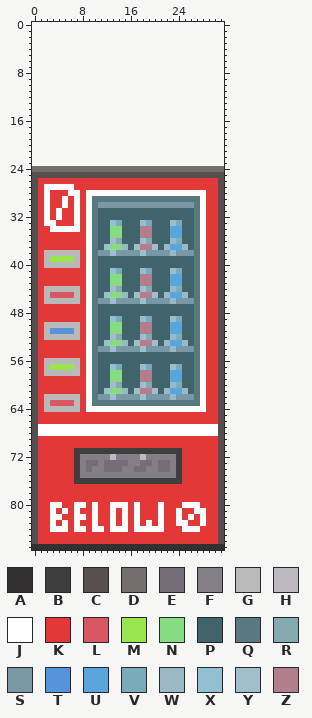
File history of a sprite sheet, foxtrot/Textures/UI/MainMenu/vending_machine.png. Above is the file before it was changed.
The file is 32x64 pixels. Colours within 5 levels of each other are drawn and written as one. The old version is drawn lined up with the new one, on the new canvas.
Palette (. is transparent): A #323030  B #3e3e3e  C #554f4f  D #746e6e  E #756e78  F #847e87  G #b9b9b9  H #beb8c1  J #ffffff  K #e43838  L #d95763  M #99e550  N #86dd81  P #41646c  Q #587980  R #85a9b0  S #7898a6  T #5793d9  U #59a6dc  V #79abbd  W #98b9c5  X #90c0d2  Y #9fbfcc  Z #b17e8e
Pixels before (only the part around the change), first column x 0:
 0 ................................
 1 ................................
 2 ................................
 3 ................................
 4 ................................
 5 ................................
 6 ................................
 7 ................................
 8 ................................
 9 ................................
10 ................................
11 ................................
12 ................................
13 ................................
14 ................................
15 ................................
16 ................................
17 ................................
18 ................................
19 ................................
20 ................................
21 ................................
22 ................................
23 ................................
24 DDDDDDDDDDDDDDDDDDDDDDDDDDDDDDDD
25 CCCCCCCCCCCCCCCCCCCCCCCCCCCCCCCC
26 CKKKKKKKKKKKKKKKKKKKKKKKKKKKKKKC
27 CKJJJJJKKKKKKKKKKKKKKKKKKKKKKKKC
28 CKJKKKJJKJJJJJJJJJJJJJJJJJJJJKKC
29 CKJKKJKJKJQQQQQQQQQQQQQQQQQQJKKC
30 CKJKKJKJKJQSSSSSSSSSSSSSSSSQJKKC
31 CKJKJKKJKJQPPPPPPPPPPPPPPPPQJKKC
32 CKJKJKKJKJQPPPPPPPPPPPPPPPPQJKKC
33 CKJJKKKJKJQPPXVPPPXVPPPXVPPQJKKC
34 CKKJJJJJKJQPPNNPPPZZPPPUUPPQJKKC
35 CKKKKKKKKJQPPNNPPPZZPPPUUPPQJKKC
36 CKKKKKKKKJQPPYRPPPYRPPPWRPPQJKKC
37 CKKKKKKKKJQPYNNWPYZZYPWUUWPQJKKC
38 CKGGGGGGKJQSSYSSSSYSSSSWSSSQJKKC
39 CKGMMMMGKJQPPPPPPPPPPPPPPPPQJKKC
After:
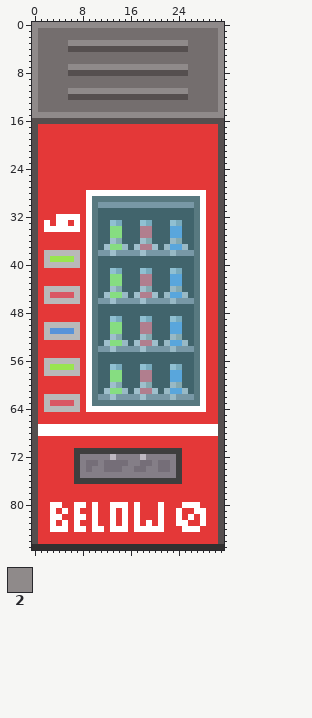
Colours new in this view: 2 #8f8a8a
What changed:
canvas 32x64 -> 32x88, the old top-left corner now at 0,24
y 0: x 0..31 ................................ -> 22222222222222222222222222222222
y 1..2: x 0..31 ................................ -> 2DDDDDDDDDDDDDDDDDDDDDDDDDDDDDD2
y 3: x 0..31 ................................ -> 2DDDDD22222222222222222222DDDDD2
y 4: x 0..31 ................................ -> 2DDDDDCCCCCCCCCCCCCCCCCCCCDDDDD2
y 5..6: x 0..31 ................................ -> 2DDDDDDDDDDDDDDDDDDDDDDDDDDDDDD2
y 7: x 0..31 ................................ -> 2DDDDD22222222222222222222DDDDD2
y 8: x 0..31 ................................ -> 2DDDDDCCCCCCCCCCCCCCCCCCCCDDDDD2
y 9..10: x 0..31 ................................ -> 2DDDDDDDDDDDDDDDDDDDDDDDDDDDDDD2
y 11: x 0..31 ................................ -> 2DDDDD22222222222222222222DDDDD2
y 12: x 0..31 ................................ -> 2DDDDDCCCCCCCCCCCCCCCCCCCCDDDDD2
y 13..14: x 0..31 ................................ -> 2DDDDDDDDDDDDDDDDDDDDDDDDDDDDDD2
y 15: x 0..31 ................................ -> 22222222222222222222222222222222
y 16: x 0..31 ................................ -> CCCCCCCCCCCCCCCCCCCCCCCCCCCCCCCC
y 17..23: x 0..31 ................................ -> CKKKKKKKKKKKKKKKKKKKKKKKKKKKKKKC
y 24: x 0..31 DDDDDDDDDDDDDDDDDDDDDDDDDDDDDDDD -> CKKKKKKKKKKKKKKKKKKKKKKKKKKKKKKC
y 25: x 1..30 CCCCCCCCCCCCCCCCCCCCCCCCCCCCCC -> KKKKKKKKKKKKKKKKKKKKKKKKKKKKKK
y 27: x 2..6 JJJJJ -> KKKKK
y 28: x 2 J -> K; x 6..7 JJ -> KK
y 29..30: x 2 J -> K; x 5 J -> K; x 7 J -> K
y 31: x 2 J -> K; x 4 J -> K; x 7 J -> K
y 32: x 2 J -> K; x 5..6 KK -> JJ
y 33: x 3..5 JKK -> KJJ
y 34: x 2 K -> J
